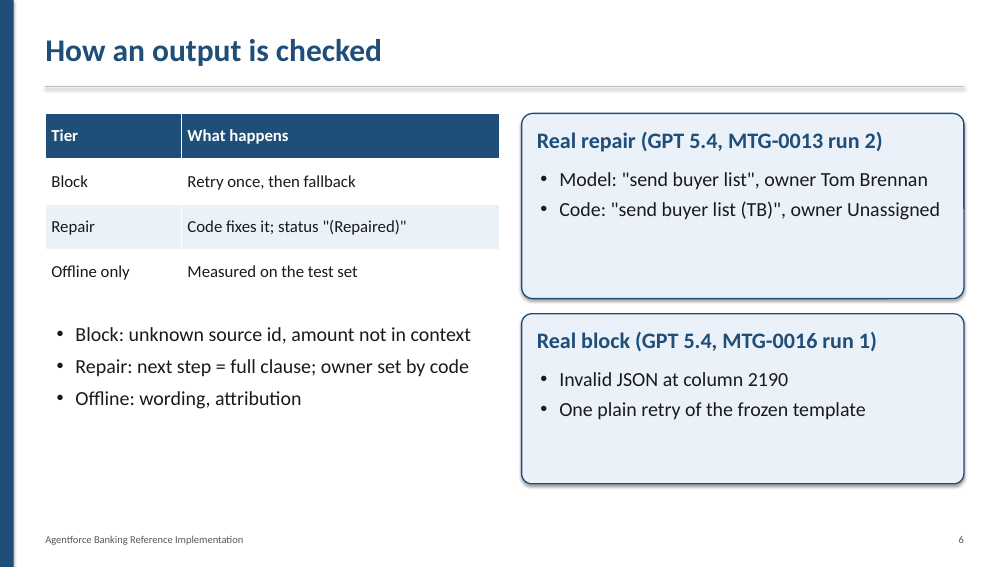
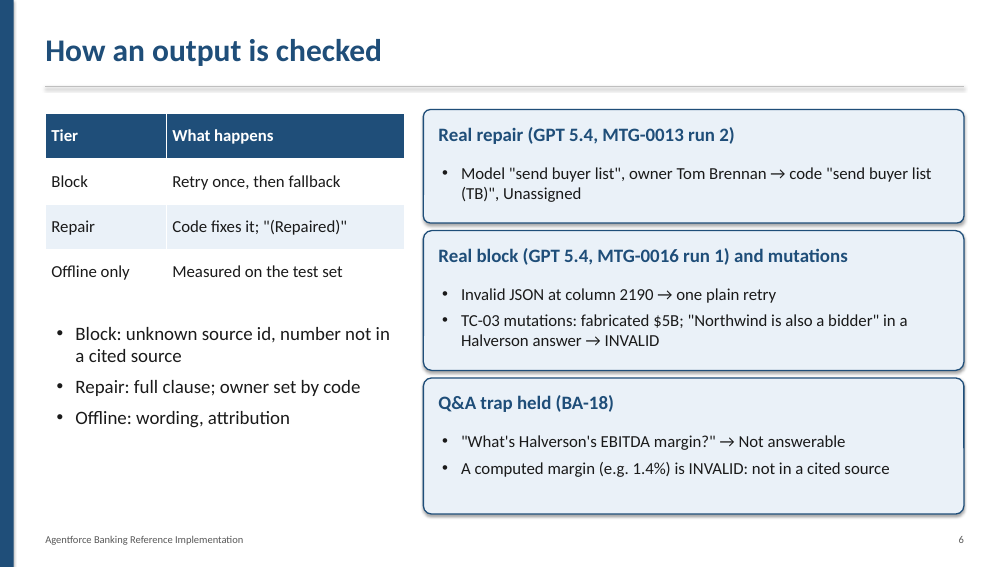
Before and after one commit to monibrahman/agentforce-banking-reference, a slide deck: slide 6 of docs/Panel_Overview.pptx. Drawn at 1008x567 pixels with LibreOffice and Linux fonts; fonts in the diff are those of the drawing. Boxes give left, top, right and bottom in pixels: in the first picture for what was removed or moved away, otherwise in the second. Text is boxed around its words. In the diff, an @@ line names an element or a change of style, - is before the commit and + after.

Commit message:
Deck review: full-width architecture slide, BA-18 trap and TC-03 mutations on slide 6, new 'How I used AI tools' slide (15 slides)
BA-18 claim verified first: read-only probe, deployed CitationValidator rejects computed margins 1.4% / 1.43% / 'about 1.4 percent' (recorded in the spec). AI_TOOLING_LOG: the unlogged 686646f incident (YAML validation not gating the commit) added, 21 entries. TC-02 clarification on admin/integration-profile log access in the CSV, TC-02.md and the Test Protocol; REQ-19 unchanged.

```diff
--- a/docs/Panel_Overview.pptx
+++ b/docs/Panel_Overview.pptx
@@ table at (45, 113, 405, 295) @@
@@ row 3, column 2: "Code fixes it; status "(Repaired)"" to "Code fixes it; "(Repaired)"" @@
@@ table: place and size @@
-table at (45, 113, 499, 295)
+table at (45, 113, 405, 295)
@@ rounded rectangle: place and size @@
-rounded rectangle at (522, 113, 964, 299)
+rounded rectangle at (423, 110, 964, 223)
@@ text "Real repair (GPT 5.4, MTG-0013 ...": place and size @@
-text "Real repair (GPT 5.4, MTG-0013 ..." at (537, 132, 883, 152)
+text "Real repair (GPT 5.4, MTG-0013 ..." at (438, 127, 734, 144)
@@ text "Real repair (GPT 5.4, MTG-0013 ..." at (438, 127, 734, 144): size 21 to 18 pt @@
@@ text at (461, 167, 932, 202): text changed; size 19 to 16 pt @@
-• Model: "send buyer list", owner Tom Brennan
-• Code: "send buyer list (TB)", owner Unassigned
+• Model "send buyer list", owner Tom Brennan → code "send buyer list (TB)", Unassigned
@@ rounded rectangle: place and size @@
-rounded rectangle at (522, 314, 964, 484)
+rounded rectangle at (423, 231, 964, 371)
@@ text at (438, 248, 848, 265): text changed; size 21 to 18 pt @@
-Real block (GPT 5.4, MTG-0016 run 1)
+Real block (GPT 5.4, MTG-0016 run 1) and mutations
@@ text at (461, 288, 908, 346): text changed; size 19 to 16 pt @@
-• Invalid JSON at column 2190
-• One plain retry of the frozen template
+• Invalid JSON at column 2190 → one plain retry
+• TC-03 mutations: fabricated $5B; "Northwind is also a bidder" in a Halverson answer → INVALID
@@ text at (75, 327, 390, 396): text changed; size 19 to 18 pt @@
-• Block: unknown source id, amount not in context
-• Repair: next step = full clause; owner set by code
+• Block: unknown source id, number not in a cited source
+• Repair: full clause; owner set by code
@@ rounded rectangle added at (423, 378, 964, 514), fill #EAF1F8, outline #1F4E79 1.25 pt @@
@@ text at (75, 411, 290, 428): size 19 to 18 pt in "Offline: wording, attribution" @@
@@ text added at (438, 395, 614, 412), 18 pt, text #1F4E79, bold @@
+Q&A trap held (BA-18)
@@ text added at (461, 435, 889, 477), 16 pt, text #1A1A1A @@
+• "What's Halverson's EBITDA margin?" → Not answerable
+• A computed margin (e.g. 1.4%) is INVALID: not in a cited source
```
Also in this commit, not shown: 4 other slides changed, 1 slide added, 7 other files.
